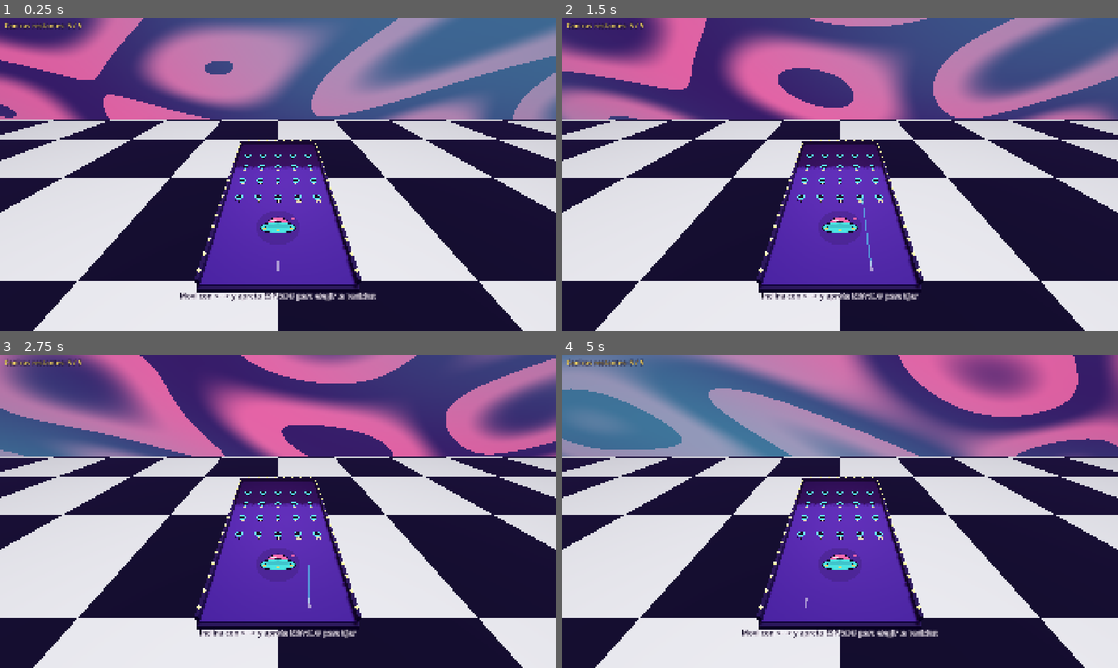
Above: before the commit, frames 1-4 (two rows, left to right).
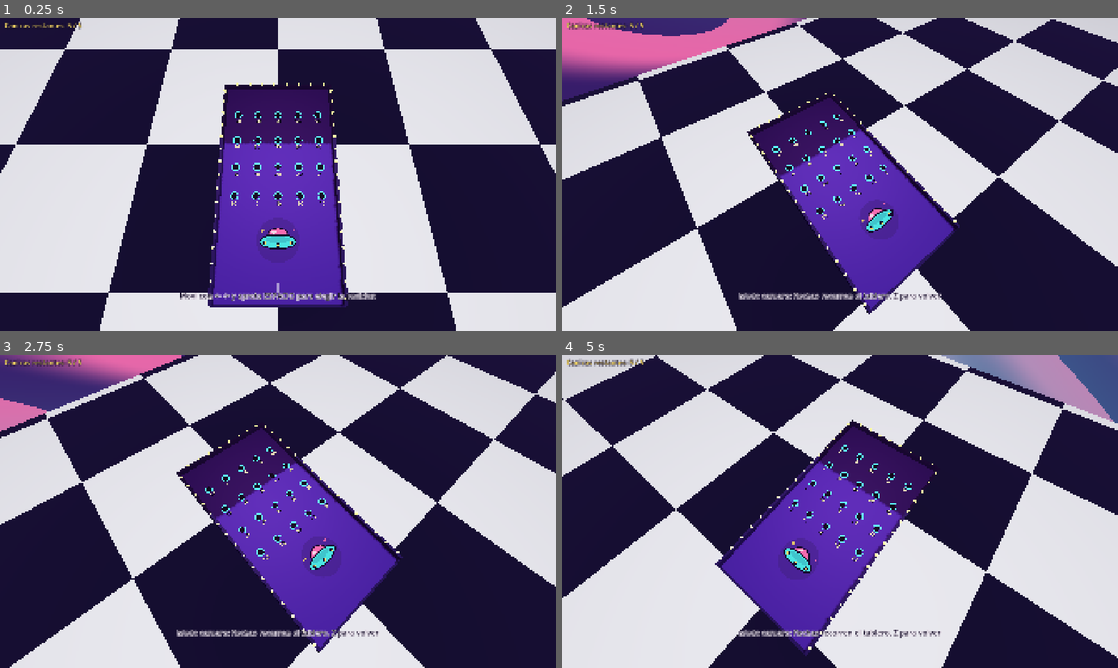
Above: after the commit, the same moments.

Repository: maczoe/chibolones
Game: Godot game, scene res://scenes/board/board.tscn
Two runs of this game, one before a commit and one after it. Both use one fixed random seed, a clock stepped at 60 frames per second and the inputs below.
Inputs (mouse positions are in pixels of both pictures, inside the frame that each line leads up to):
- Up to frame 1 (0.25 s): no input
- Up to frame 2 (1.5 s): move the mouse to (962, 158) at 0.52 s; hold Right (move_right) 0.53-1.28 s; hold Z (camera_mode, bound only after the commit) 0.53-1.28 s; click (962, 158) at 0.67 s; move the mouse to (728, 190) at 1.27 s; hold Down (move_down, bound only after the commit) from 1.28 s (still down); tap Space (shoot) at 1.35 s
- Up to frame 3 (2.75 s): tap Z (camera_mode, bound only after the commit) at 1.55 s; move the mouse to (333, 442) at 2.02 s; release Down (move_down, bound only after the commit) at 2.03 s; hold Right (move_right) from 2.03 s (still down); hold Z (camera_mode, bound only after the commit) from 2.03 s (still down)
- Up to frame 4 (5 s): move the mouse to (812, 574) at 2.77 s; release Right (move_right) at 2.78 s; release Z (camera_mode, bound only after the commit) at 2.78 s; hold Up (move_up, bound only after the commit) 2.78-3.53 s; tap Z (camera_mode, bound only after the commit) at 2.85, 3.8, 4.35 s; click (812, 574) at 2.92 s; move the mouse to (1006, 558) at 3.52 s; hold Space (shoot) 3.53-4.28 s; hold Left (move_left) from 3.53 s (still down); tap R (restart) at 4.15 s; move the mouse to (673, 464) at 4.27 s

The runs differ from the first frame. In frame 1, 54% of the frame differs, in the area x 0-100%, y 0-100%; in frame 2, 71%; in frame 3, 69%; in frame 4, 72%.

Commit message:
feat(camera): cenital default view and Z camera mode
- default camera raised and steepened so even the far row's numbers
  read at a glance (height/back/look-z in ShootingRules)
- new camera_mode action (Z / LB): from AIM, frees the view; arrows
  and stick pan it over the board always aiming at the center, with
  clamped X/Z travel so the cabinet and backdrop stay in frame; Z
  again returns to the default spot and the aim flow
- move_up/move_down actions added (arrows, WASD, stick Y, dpad)
- smoke test exercises camera mode once: enter, pan, exit, return to
  base spot

Diff:
--- a/data/balance/shooting_rules.tres
+++ b/data/balance/shooting_rules.tres
@@ -14,3 +14,10 @@
 settle_time = 1.2
 flight_timeout = 7.0
 shots_per_board = 5
+cam_height = 7.2
+cam_back = 1.6
+cam_look_z = 0.4
+cam_pan_speed = 3.5
+cam_pan_margin_x = 2.5
+cam_pan_front = 2.0
+cam_pan_back = 1.0
--- a/project.godot
+++ b/project.godot
@@ -61,6 +61,29 @@
 ]
 }
 
+move_up={
+"deadzone": 0.2,
+"events": [Object(InputEventKey,"resource_local_to_scene":false,"resource_name":"","device":-1,"window_id":0,"alt_pressed":false,"shift_pressed":false,"ctrl_pressed":false,"meta_pressed":false,"pressed":false,"keycode":0,"physical_keycode":4194320,"key_label":0,"unicode":0,"location":0,"echo":false,"script":null)
+, Object(InputEventKey,"resource_local_to_scene":false,"resource_name":"","device":-1,"window_id":0,"alt_pressed":false,"shift_pressed":false,"ctrl_pressed":false,"meta_pressed":false,"pressed":false,"keycode":0,"physical_keycode":87,"key_label":0,"unicode":0,"location":0,"echo":false,"script":null)
+, Object(InputEventJoypadMotion,"resource_local_to_scene":false,"resource_name":"","device":-1,"axis":1,"axis_value":-1.0,"script":null)
+, Object(InputEventJoypadButton,"resource_local_to_scene":false,"resource_name":"","device":-1,"button_index":11,"pressure":0.0,"pressed":false,"script":null)
+]
+}
+move_down={
+"deadzone": 0.2,
+"events": [Object(InputEventKey,"resource_local_to_scene":false,"resource_name":"","device":-1,"window_id":0,"alt_pressed":false,"shift_pressed":false,"ctrl_pressed":false,"meta_pressed":false,"pressed":false,"keycode":0,"physical_keycode":4194322,"key_label":0,"unicode":0,"location":0,"echo":false,"script":null)
+, Object(InputEventKey,"resource_local_to_scene":false,"resource_name":"","device":-1,"window_id":0,"alt_pressed":false,"shift_pressed":false,"ctrl_pressed":false,"meta_pressed":false,"pressed":false,"keycode":0,"physical_keycode":83,"key_label":0,"unicode":0,"location":0,"echo":false,"script":null)
+, Object(InputEventJoypadMotion,"resource_local_to_scene":false,"resource_name":"","device":-1,"axis":1,"axis_value":1.0,"script":null)
+, Object(InputEventJoypadButton,"resource_local_to_scene":false,"resource_name":"","device":-1,"button_index":12,"pressure":0.0,"pressed":false,"script":null)
+]
+}
+camera_mode={
+"deadzone": 0.5,
+"events": [Object(InputEventKey,"resource_local_to_scene":false,"resource_name":"","device":-1,"window_id":0,"alt_pressed":false,"shift_pressed":false,"ctrl_pressed":false,"meta_pressed":false,"pressed":false,"keycode":0,"physical_keycode":90,"key_label":0,"unicode":0,"location":0,"echo":false,"script":null)
+, Object(InputEventJoypadButton,"resource_local_to_scene":false,"resource_name":"","device":-1,"button_index":9,"pressure":0.0,"pressed":false,"script":null)
+]
+}
+
 [rendering]
 
 renderer/rendering_method="forward_plus"
--- a/scripts/board/board.gd
+++ b/scripts/board/board.gd
@@ -9,7 +9,7 @@
 const ScoreEngineScript := preload("res://scripts/scoring/score_engine.gd")
 const HudScript := preload("res://scripts/board/hud.gd")
 
-enum ThrowState { AIM, TILT, POWER, FLIGHT, ROUND_OVER }
+enum ThrowState { AIM, TILT, POWER, FLIGHT, ROUND_OVER, CAMERA }
 
 var board_def: BoardDef
 var rules: ShootingRules
@@ -34,6 +34,10 @@
 var launch_marker: MeshInstance3D
 var shot_guide: Node3D
 var skirt: MeshInstance3D
+var cam: Camera3D
+var cam_base_pos: Vector3
+var cam_look_target: Vector3
+var cam_offset := Vector2.ZERO  # camera-mode pan (x, z) from the default spot
 var holes: Array[Dictionary] = []          # {pos, score, occupied}
 var active_marbles: Array[RigidBody3D] = []
 var settle_times := {}                     # marble -> seconds under slow speed
@@ -59,6 +63,21 @@
 func _unhandled_input(event: InputEvent) -> void:
 	if event.is_action_pressed("restart"):
 		Game.restart_board()
+		return
+	if event.is_action_pressed("camera_mode"):
+		# Camera mode: free the view to read the whole board; only from AIM
+		# so a throw flow is never interrupted mid-decision.
+		if state == ThrowState.AIM:
+			state = ThrowState.CAMERA
+			launch_marker.visible = false
+			hud.flash("Modo camara: flechas recorren el tablero, Z para volver")
+		elif state == ThrowState.CAMERA:
+			state = ThrowState.AIM
+			cam_offset = Vector2.ZERO
+			cam.position = cam_base_pos
+			cam.look_at(cam_look_target, Vector3.UP)
+			launch_marker.visible = true
+			hud.flash("Movi con <- -> y apreta ESPACIO para elegir la posicion")
 		return
 	if event.is_action_pressed("shoot"):
 		match state:
@@ -121,6 +140,26 @@
 		ThrowState.FLIGHT:
 			launch_timer += delta
 			_update_flight(delta)
+		ThrowState.CAMERA:
+			# Free view: pan over the board, always aiming at its center,
+			# clamped so the cabinet and backdrop stay inside the frame.
+			var pan := Vector2.ZERO
+			if Input.is_action_pressed("move_left"):
+				pan.x -= 1.0
+			if Input.is_action_pressed("move_right"):
+				pan.x += 1.0
+			if Input.is_action_pressed("move_up"):
+				pan.y += 1.0
+			if Input.is_action_pressed("move_down"):
+				pan.y -= 1.0
+			var limit_x := board_def.width / 2.0 + rules.cam_pan_margin_x
+			var limit_z_front := -rules.cam_pan_front
+			var limit_z_back := board_def.length / 2.0 + rules.cam_pan_back
+			cam_offset += pan * rules.cam_pan_speed * delta
+			cam_offset.x = clampf(cam_offset.x, -limit_x, limit_x)
+			cam_offset.y = clampf(cam_offset.y, limit_z_front, limit_z_back)
+			cam.position = cam_base_pos + Vector3(cam_offset.x, 0.0, cam_offset.y)
+			cam.look_at(cam_look_target, Vector3.UP)
 		_:
 			pass
 
@@ -316,11 +355,14 @@
 	_build_backdrop()
 	_build_floor()
 
-	var cam := Camera3D.new()
+	cam = Camera3D.new()
 	add_child(cam)
 	var length := board_def.length
-	cam.look_at_from_position(Vector3(0, length * 0.61, -length * 0.91),
-			Vector3(0, -0.2, length * 0.2), Vector3.UP)
+	# Cenital-leaning default: high and steep enough that even the far row's
+	# numbers read at a glance, while keeping some diagonal drama.
+	cam_look_target = Vector3(0, -0.2, rules.cam_look_z)
+	cam_base_pos = Vector3(0, rules.cam_height, -length / 2.0 + rules.cam_back)
+	cam.look_at_from_position(cam_base_pos, cam_look_target, Vector3.UP)
 
 
 func _build_backdrop() -> void:
--- a/scripts/core/shooting_rules.gd
+++ b/scripts/core/shooting_rules.gd
@@ -25,3 +25,16 @@
 
 @export_group("Board round")
 @export var shots_per_board: int = 5
+
+@export_group("Camera")
+## Default (cenital) camera: height above the surface, distance behind the
+## player edge, and the board-center Z the camera always aims at.
+@export var cam_height: float = 7.2
+@export var cam_back: float = 1.6
+@export var cam_look_z: float = 0.4
+## Camera mode (Z / LB): pan speed and how far the view may travel from
+## its default spot before the limits stop it.
+@export var cam_pan_speed: float = 3.5
+@export var cam_pan_margin_x: float = 2.5
+@export var cam_pan_front: float = 2.0
+@export var cam_pan_back: float = 1.0
--- a/tests/smoke.gd
+++ b/tests/smoke.gd
@@ -43,6 +43,26 @@
 	var attempts := 0
 	while board.shots_left > 0 and attempts < 40:
 		attempts += 1
+		# Exercise camera mode once: enter, pan, exit, and confirm the
+		# camera returns to its base spot and the round still flows.
+		if attempts == 2:
+			_tap("camera_mode")
+			await _frames(3)
+			if board.state != board.ThrowState.CAMERA:
+				return _fail("expected CAMERA after Z press")
+			Input.action_press("move_right")
+			Input.action_press("move_up")
+			await _frames(10)
+			Input.action_release("move_right")
+			Input.action_release("move_up")
+			if board.cam_offset == Vector2.ZERO:
+				return _fail("camera mode pan did not move the camera")
+			_tap("camera_mode")
+			await _frames(3)
+			if board.state != board.ThrowState.AIM:
+				return _fail("expected AIM after leaving camera mode")
+			if board.cam_offset != Vector2.ZERO or board.cam.position != board.cam_base_pos:
+				return _fail("camera did not return to its base spot")
 		# Move the aim sideways a little on every shot so covers differ.
 		Input.action_press("move_right")
 		await _frames(10)
Not shown, changed: odd/tasks/game-design-foundation.md
